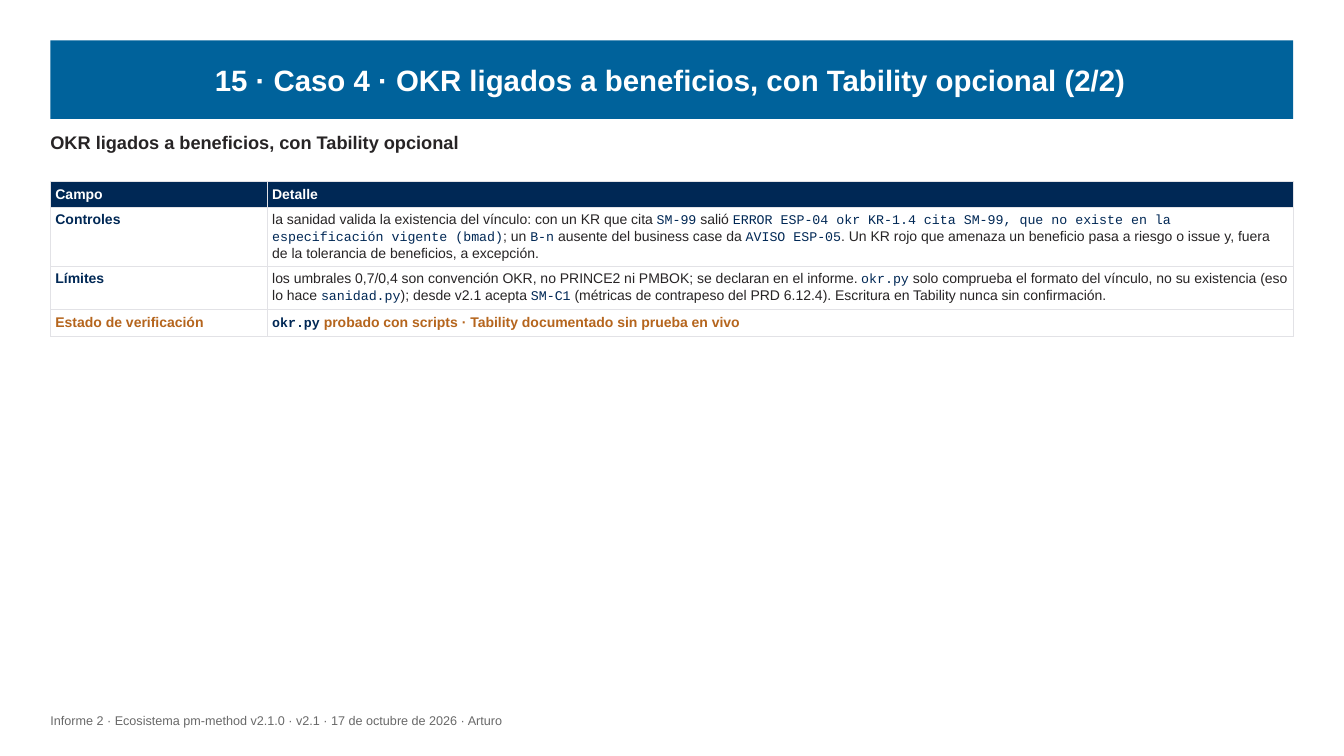
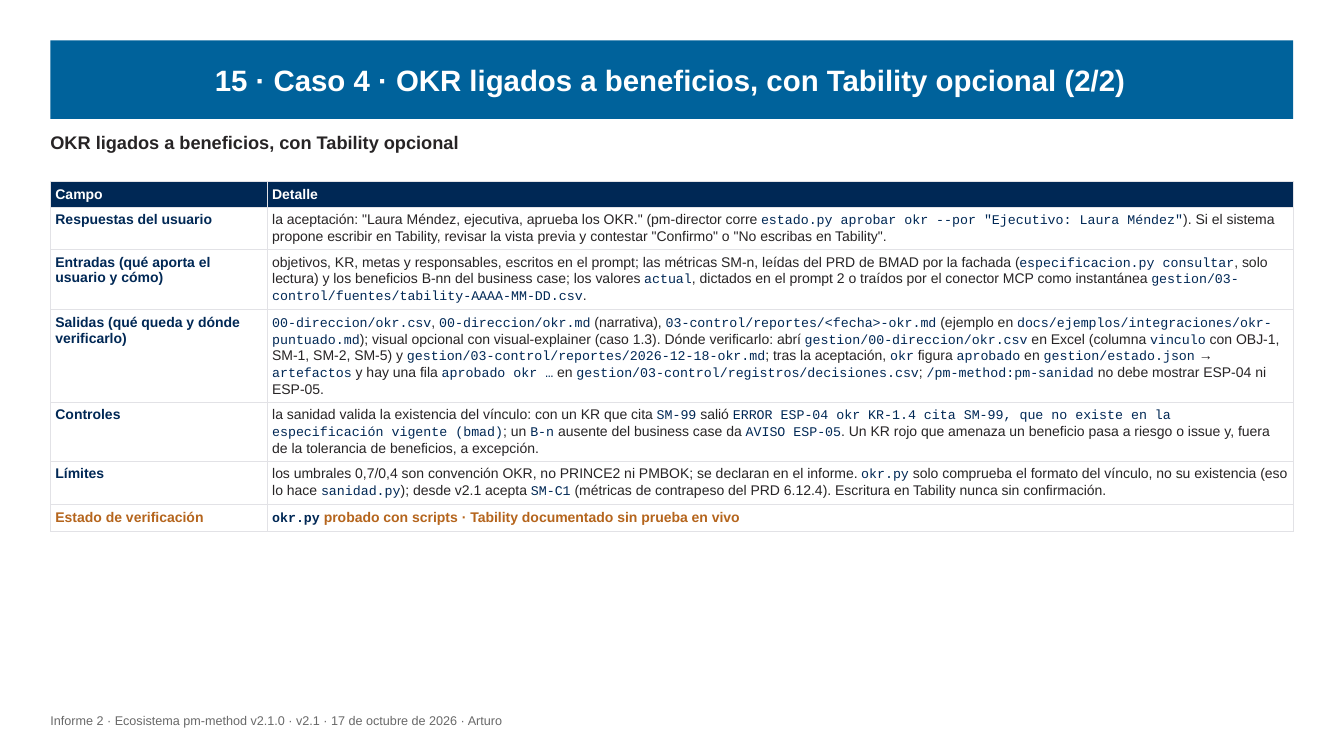
Before and after one commit to Arturo-Penas-Rial/pm-method, a slide deck: slide 130 of docs/informe/informe-2-ecosistema-pm-method-v2.1.pptx (slide 127 before the commit). Drawn at 1344x756 pixels with LibreOffice and Linux fonts; fonts in the diff are those of the drawing. Boxes give left, top, right and bottom in pixels: in the first picture for what was removed or moved away, otherwise in the second. Text is boxed around its words. In the diff, an @@ line names an element or a change of style, - is before the commit and + after.

Commit message:
pm-method 2.1.0: guías E2E para el usuario, prompts y entradas/salidas en los casos, diagramas legibles

```diff
--- a/docs/informe/informe-2-ecosistema-pm-method-v2.1.pptx
+++ b/docs/informe/informe-2-ecosistema-pm-method-v2.1.pptx
@@ table at bbox=[50, 181, 1294, 529] @@
+row 2: Respuestas del usuario | la aceptación: "Laura Méndez, ejecutiva, aprueba los OKR." (pm-director corre estado.py aprobar okr --por "Ejecutivo: Laura Méndez"). Si el sistema propone escribir en Tability, revisar la vista previa y contestar "Confirmo" o "No escribas en Tability".
+row 3: Entradas (qué aporta el usuario y cómo) | objetivos, KR, metas y responsables, escritos en el prompt; las métricas SM-n, leídas del PRD de BMAD por la fachada (especificacion.py consultar, solo lectura) y los beneficios B-nn del business case; los valores actual, dictados en el prompt 2 o traídos por el conector MCP como instantánea gestion/03-control/fuentes/tability-AAAA-MM-DD.csv.
+row 4: Salidas (qué queda y dónde verificarlo) | 00-direccion/okr.csv, 00-direccion/okr.md (narrativa), 03-control/reportes/<fecha>-okr.md (ejemplo en docs/ejemplos/integraciones/okr-puntuado.md); visual opcional con visual-explainer (caso 1.3). Dónde verificarlo: abrí gestion/00-direccion/okr.csv en Excel (columna vinculo con OBJ-1, SM-1, SM-2, SM-5) y gestion/03-control/reportes/2026-12-18-okr.md; tras la aceptación, okr figura aprobado en gestion/estado.json → artefactos y hay una fila aprobado okr … en gestion/03-control/registros/decisiones.csv; /pm-method:pm-sanidad no debe mostrar ESP-04 ni ESP-05.
```
Also in this commit, not shown: 45 other slides changed, 7 slides added, 1 slide removed, 52 other files.
